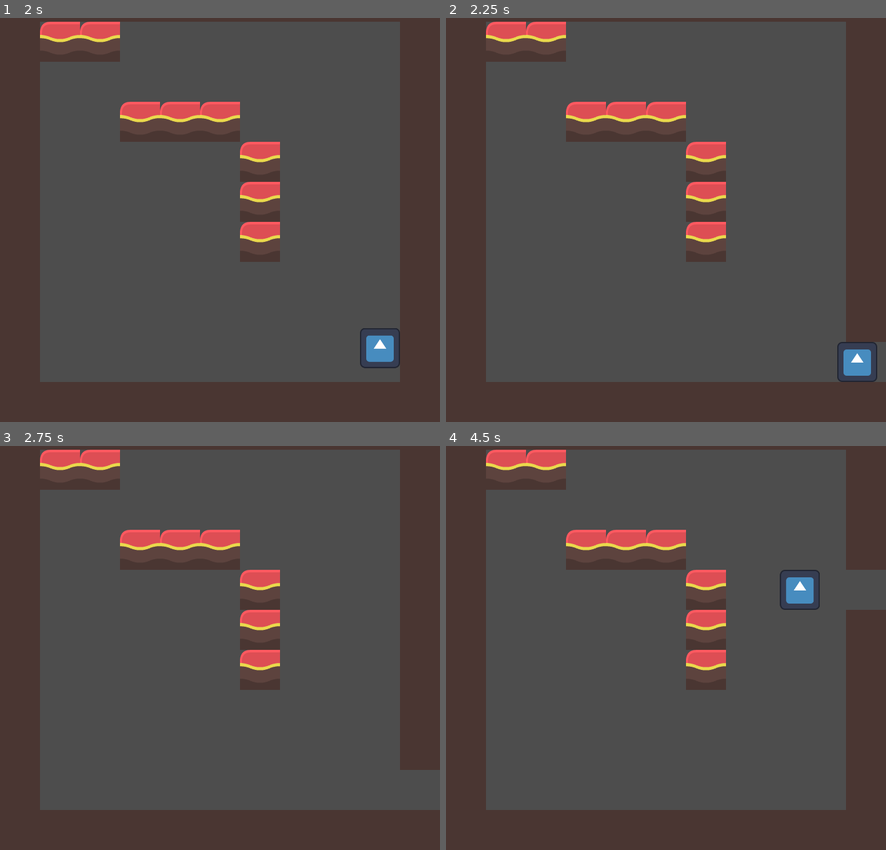
Above: before the commit, frames 1-4 (two rows, left to right).
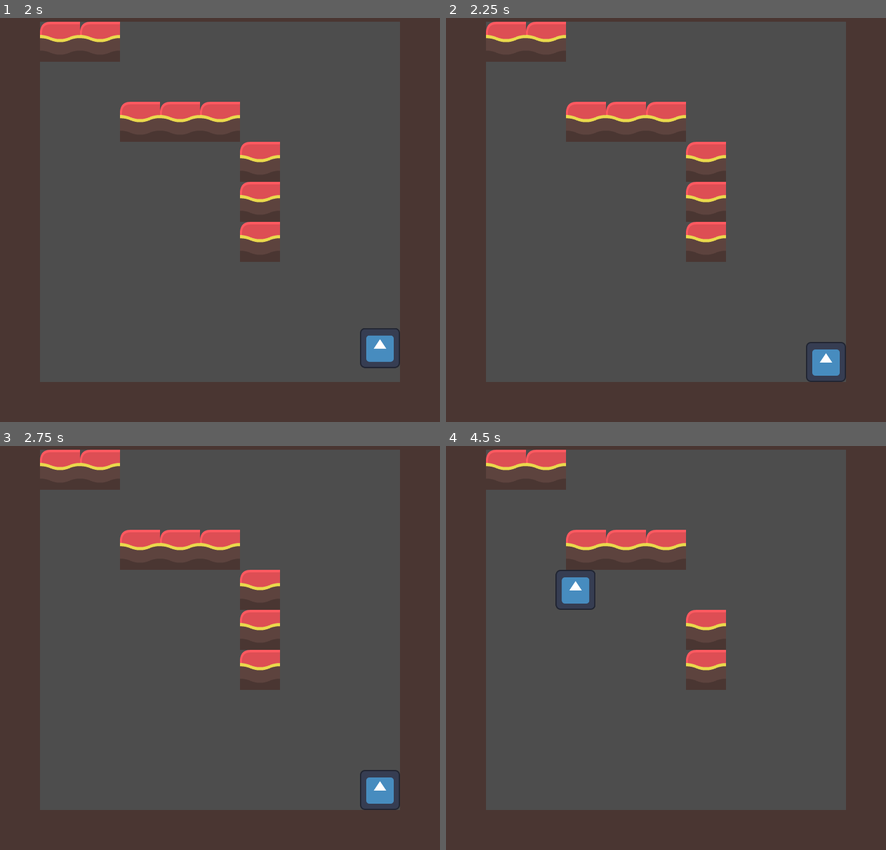
Above: after the commit, the same moments.

Repository: minbbb/Mystery-Maze
Game: Godot game, scene res://Scenes/maze.tscn
Same seed, same stepped clock (60 frames per second), same inputs: the game is played once before the commit and once after it. The engine's default icon, where the game draws it, is replaced by a stand-in: a white triangle on a blue panel in a dark square.
Inputs:
- Up to frame 1 (2 s): tap Enter (ui_accept) at 0.5, 0.6, 0.77, 1.07, 1.35, 1.52, 1.82 s; hold Right (ui_right) 0.53-1.28 s; hold Down (ui_down) from 1.28 s (still down)
- Up to frame 2 (2.25 s): release Down (ui_down) at 2.03 s; hold Right (ui_right) from 2.03 s (still down); tap Enter (ui_accept) at 2.1 s
- Up to frame 3 (2.75 s): keep holding Right (ui_right)
- Up to frame 4 (4.5 s): tap Enter (ui_accept) at 2.75, 2.85, 3.02, 3.32, 3.6, 3.77, 4.07, 4.35 s; release Right (ui_right) at 2.78 s; hold Up (ui_up) 2.78-3.53 s; hold Left (ui_left) from 3.53 s (still down)

Frame 1 is identical in both runs. In frame 2, 1.4% of the frame differs, in the area x 81-100%, y 80-91%; in frame 3, 1.4%; in frame 4, 2.6%, in the area x 24-100%, y 30-41%.

Commit message:
Added bedrock

Diff:
--- a/Elements/Player/player.gd
+++ b/Elements/Player/player.gd
@@ -2,6 +2,7 @@
 
 const TILE_SIZE := 64
 const MOVE_SPEED := 500.0
+const BEDROCK_PHYSIC_LAYER = 1
 var target_position: Vector2
 var moving := false
 var hidden_tiles := {}
@@ -47,6 +48,10 @@
 	if hidden_tiles.has(cell):
 		return
 
+	print($"../TileMapLayer".get_cell_tile_data(cell).get_collision_polygons_count(BEDROCK_PHYSIC_LAYER))
+	if $"../TileMapLayer".get_cell_tile_data(cell).get_collision_polygons_count(BEDROCK_PHYSIC_LAYER) >= 1:
+		return
+
 	hidden_tiles[cell] = {
 		"source_id": $"../TileMapLayer".get_cell_source_id(cell),
 		"atlas_coords": $"../TileMapLayer".get_cell_atlas_coords(cell),
--- a/Elements/Player/player.tscn
+++ b/Elements/Player/player.tscn
@@ -25,6 +25,6 @@
 shape = SubResource("CapsuleShape2D_4kxuq")
 
 [node name="RayCast2D" type="RayCast2D" parent="." unique_id=1080120793]
-collision_mask = 4
+collision_mask = 12
 
 [connection signal="body_entered" from="Area2D" to="." method="_on_area_2d_body_entered"]
--- a/Scenes/maze.tscn
+++ b/Scenes/maze.tscn
@@ -268,7 +268,7 @@
 20:11/0 = 0
 21:11/0 = 0
 0:0/0 = 0
-0:0/0/physics_layer_0/polygon_0/points = PackedVector2Array(-32, -32, 32, -32, 32, 32, -32, 32)
+0:0/0/physics_layer_1/polygon_0/points = PackedVector2Array(-32, -32, 32, -32, 32, 32, -32, 32)
 2:0/0 = 0
 1:0/0 = 0
 1:0/0/physics_layer_0/polygon_0/points = PackedVector2Array(-32, -32, 32, -32, 32, 32, -32, 32)
@@ -277,6 +277,8 @@
 tile_size = Vector2i(64, 64)
 physics_layer_0/collision_layer = 4
 physics_layer_0/collision_mask = 3
+physics_layer_1/collision_layer = 8
+physics_layer_1/collision_mask = 15
 sources/0 = SubResource("TileSetAtlasSource_bjn2b")
 
 [node name="Maze" type="Node2D" unique_id=1680421460]
--- a/project.godot
+++ b/project.godot
@@ -27,6 +27,7 @@
 2d_physics/layer_1="Player"
 2d_physics/layer_2="Enemy"
 2d_physics/layer_3="Walls"
+2d_physics/layer_4="Bedrock"
 
 [physics]
 
